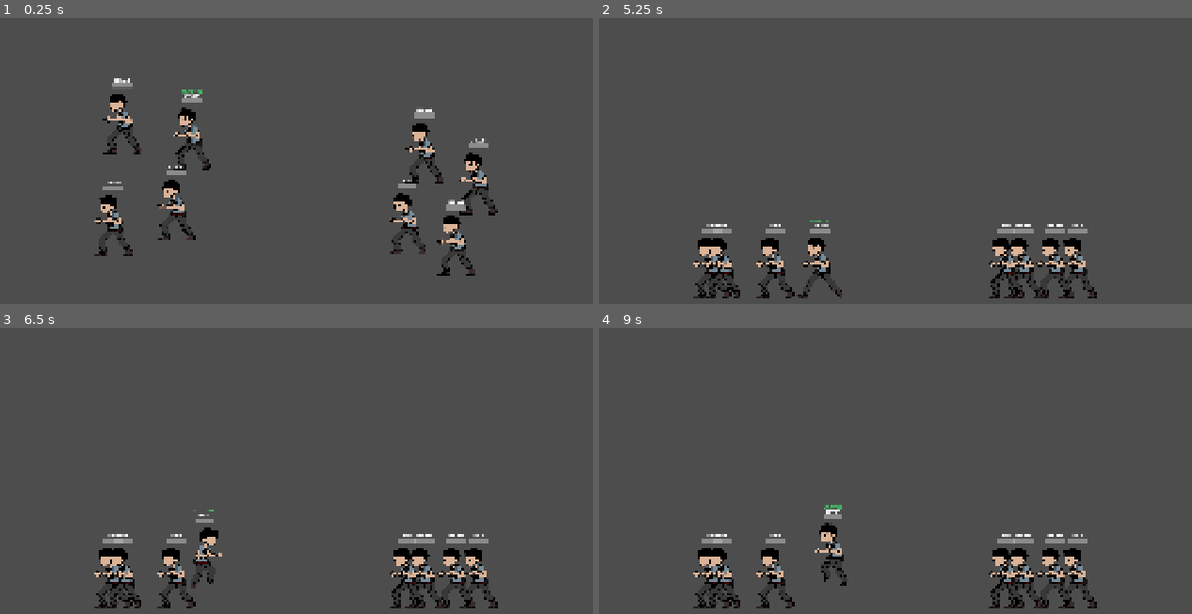
Above: before the commit, frames 1-4 (two rows, left to right).
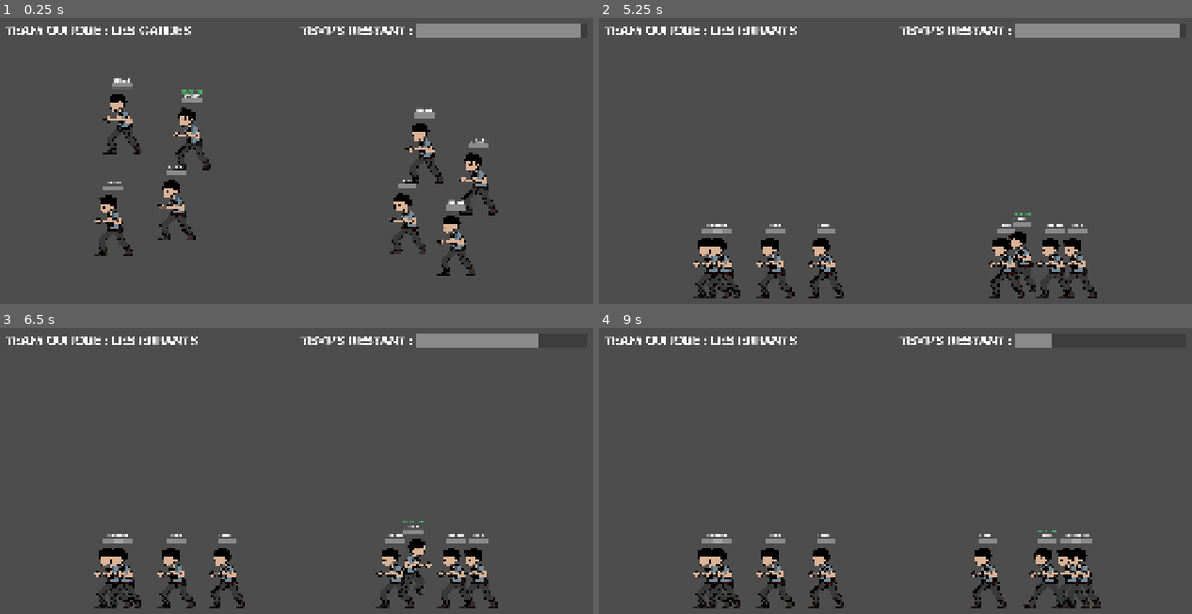
Above: after the commit, the same moments.

Repository: t0qen/baudo-game-jam-autumn
Game: Godot game, scene res://scenes/main.tscn
The game is run twice, just before and just after one commit, with the same random seed, the same clock (stepped at 60 frames per second) and the same inputs. The engine's default icon, where the game draws it, is replaced by a stand-in: a white triangle on a blue panel in a dark square. Sound files missing from this copy of the repository are replaced by a short silence.
Inputs:
- Up to frame 1 (0.25 s): no input
- Up to frame 2 (5.25 s): hold Right (right) 0.53-1.28 s; tap Space (jump) at 0.6, 0.77, 1.07, 1.52, 1.55, 1.82, 2.3, 3.02, 3.05, 3.32, 3.77, 3.8, 4.07, 4.52, 4.55, 4.82, 5.1 s; hold Left (left) 1.28-2.03 s; tap W (aim_left) at 1.35 s; hold Down (aim_right) 2.03-2.78 s; hold Right (right) 2.03-3.53 s; tap 1 (bomb) at 2.85 s; hold Left (left) from 3.53 s (still down); tap 3 (pompe) at 3.6 s; tap 2 (rocket) at 4.35 s
- Up to frame 3 (6.5 s): release Left (left) at 5.78 s; hold Right (right) from 5.78 s (still down); tap W (aim_left) at 5.85 s; tap Space (jump) at 6.02, 6.05, 6.32 s
- Up to frame 4 (9 s): hold Down (aim_right) 6.53-7.28 s; tap Space (jump) at 6.77, 6.8, 7.07, 7.52, 7.55, 7.82, 8.3 s; tap 1 (bomb) at 7.35 s; release Right (right) at 8.03 s; hold Left (left) from 8.03 s (still down); tap 3 (pompe) at 8.1 s; tap 2 (rocket) at 8.85 s

The runs differ from the first frame. In frame 1, 2.2% of the frame differs, in the area x 0-98%, y 1-7%; in frame 2, 3.4%; in frame 3, 4.3%; in frame 4, 4.8%, in the area x 0-85%, y 1-99%.

Commit message:
begin ui main

Diff:
--- a/scenes/main.tscn
+++ b/scenes/main.tscn
@@ -1,13 +1,22 @@
-[gd_scene load_steps=7 format=3 uid="uid://c1836v71tkimw"]
+[gd_scene load_steps=10 format=3 uid="uid://c1836v71tkimw"]
 
 [ext_resource type="Script" uid="uid://c6ynwnu2equ4x" path="res://scripts/main.gd" id="1_sugp2"]
 [ext_resource type="PackedScene" uid="uid://qh585tq4xhgo" path="res://scenes/team_errants.tscn" id="2_jyhfs"]
+[ext_resource type="FontFile" uid="uid://fdf13fyqswn5" path="res://assets/Font/Capture it.ttf" id="2_tefeu"]
 [ext_resource type="PackedScene" uid="uid://dwi1lisxq6bq" path="res://scenes/team_gardes.tscn" id="3_tbgi4"]
 [ext_resource type="PackedScene" uid="uid://b2et76gt1x6je" path="res://scenes/errants.tscn" id="3_tefeu"]
 [ext_resource type="PackedScene" uid="uid://0i16f2ggsc6b" path="res://scenes/gardes.tscn" id="5_o6xl0"]
 
 [sub_resource type="WorldBoundaryShape2D" id="WorldBoundaryShape2D_tipki"]
 distance = -984.0
+
+[sub_resource type="LabelSettings" id="LabelSettings_o6xl0"]
+font = ExtResource("2_tefeu")
+font_size = 180
+
+[sub_resource type="LabelSettings" id="LabelSettings_tefeu"]
+font = ExtResource("2_tefeu")
+font_size = 180
 
 [node name="main" type="Node2D"]
 script = ExtResource("1_sugp2")
@@ -20,8 +29,36 @@
 [node name="UI" type="Control" parent="."]
 layout_mode = 3
 anchors_preset = 0
-offset_right = 40.0
-offset_bottom = 40.0
+offset_left = -4798.0
+offset_top = -2701.0
+offset_right = 4786.0
+offset_bottom = 2688.0
+
+[node name="ProgressBar" type="ProgressBar" parent="UI"]
+layout_mode = 0
+offset_left = 5929.0
+offset_top = 164.0
+offset_right = 8106.0
+offset_bottom = 351.0
+show_percentage = false
+
+[node name="Label" type="Label" parent="UI"]
+layout_mode = 0
+offset_left = 683.0
+offset_top = 154.0
+offset_right = 2768.0
+offset_bottom = 354.0
+text = "CURRENT PLAYING TEAM :"
+label_settings = SubResource("LabelSettings_o6xl0")
+
+[node name="Label2" type="Label" parent="UI"]
+layout_mode = 0
+offset_left = 4438.0
+offset_top = 154.0
+offset_right = 6523.0
+offset_bottom = 354.0
+text = "TEMPS RESTANT :"
+label_settings = SubResource("LabelSettings_tefeu")
 
 [node name="team_container" type="Node2D" parent="."]
 
@@ -47,19 +84,35 @@
 
 [node name="gardes" parent="team_container/team_gardes" instance=ExtResource("5_o6xl0")]
 position = Vector2(1226, -968)
+is_selected = false
+grenarde_velocity = 6000
+speed = 1000
 jump_force = 800
+max_h_speed = 400
 
 [node name="gardes2" parent="team_container/team_gardes" instance=ExtResource("5_o6xl0")]
 position = Vector2(1908, -577)
+is_selected = false
+grenarde_velocity = 6000
+speed = 1000
 jump_force = 800
+max_h_speed = 400
 
 [node name="gardes3" parent="team_container/team_gardes" instance=ExtResource("5_o6xl0")]
 position = Vector2(1627, 209)
+is_selected = false
+grenarde_velocity = 6000
+speed = 1000
 jump_force = 800
+max_h_speed = 400
 
 [node name="gardes4" parent="team_container/team_gardes" instance=ExtResource("5_o6xl0")]
 position = Vector2(1006, -63)
+is_selected = false
+grenarde_velocity = 6000
+speed = 1000
 jump_force = 800
+max_h_speed = 400
 
 [node name="Camera2D" type="Camera2D" parent="."]
 zoom = Vector2(0.2, 0.2)
--- a/scripts/main.gd
+++ b/scripts/main.gd
@@ -28,15 +28,27 @@
 var current_paying_mob_b
 
 var winner_team : TEAM = TEAM.A
+var current_timer_time = VarBidules.duree_tour_sec
 
 func _ready() -> void:
 	BiduleManager.set_main(self)
+	$partie.wait_time = current_timer_time
+	initialize_ui()
 	start()
 	# TODO faire un system de spawn -> besoin de la map avant
 	# plus set_current()
 
+func update_partie_duree_pb():
+	$UI/ProgressBar.value = $partie.time_left
+
+func initialize_ui():
+	$UI/ProgressBar.max_value = current_timer_time
+	$UI/ProgressBar.value = current_timer_time
+	$UI/Label.text = "TEAM QUI JOUE : LES GARDES"
+
 func _process(delta: float) -> void:
-	pass
+	update_partie_duree_pb()
+	print($partie.time_left)
 
 func _physics_process(delta: float) -> void:
 	pass
@@ -56,7 +68,7 @@
 	print("GAME STARTS !!")
 	update_mob_array()
 	select_mob()
-	partie_timer.start(VarBidules.duree_tour_sec)
+	partie_timer.start()
 
 # TODO connecter un signal pour chaque mob comme ca quand il y en a un qui meurt main.gd le sait et update_mob_array()
 func update_game():
@@ -68,9 +80,11 @@
 	if current_playing_team == TEAM.A:
 		print("----------------- team b's turn !")
 		current_playing_team = TEAM.B
+		$UI/Label.text = "TEAM QUI JOUE : LES ERRANTS"
 	else:
 		print("----------------- team a's turn !")
 		current_playing_team = TEAM.A
+		$UI/Label.text = "TEAM QUI JOUE : LES GARDES"
 
 func select_mob(): # on regarde quel bidule doit jouer
 	if current_playing_team == TEAM.A:
--- a/scripts/var_bidules.gd
+++ b/scripts/var_bidules.gd
@@ -3,7 +3,7 @@
 var base_life : int = 100
 var nbr_errants : int = 4
 var nbr_gardes : int = 4
-var duree_tour_sec : int = 60
+var duree_tour_sec : int = 5
 var duree_partie_sec : int = 1800
 
 var is_errant_winner : bool
